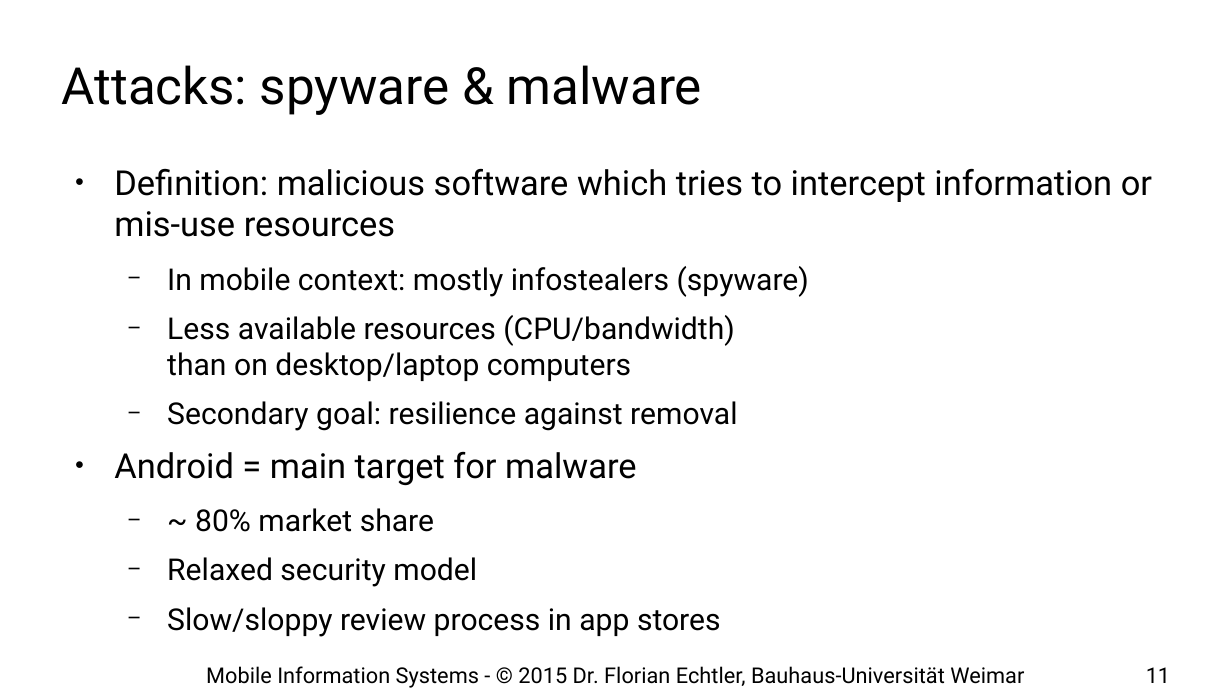
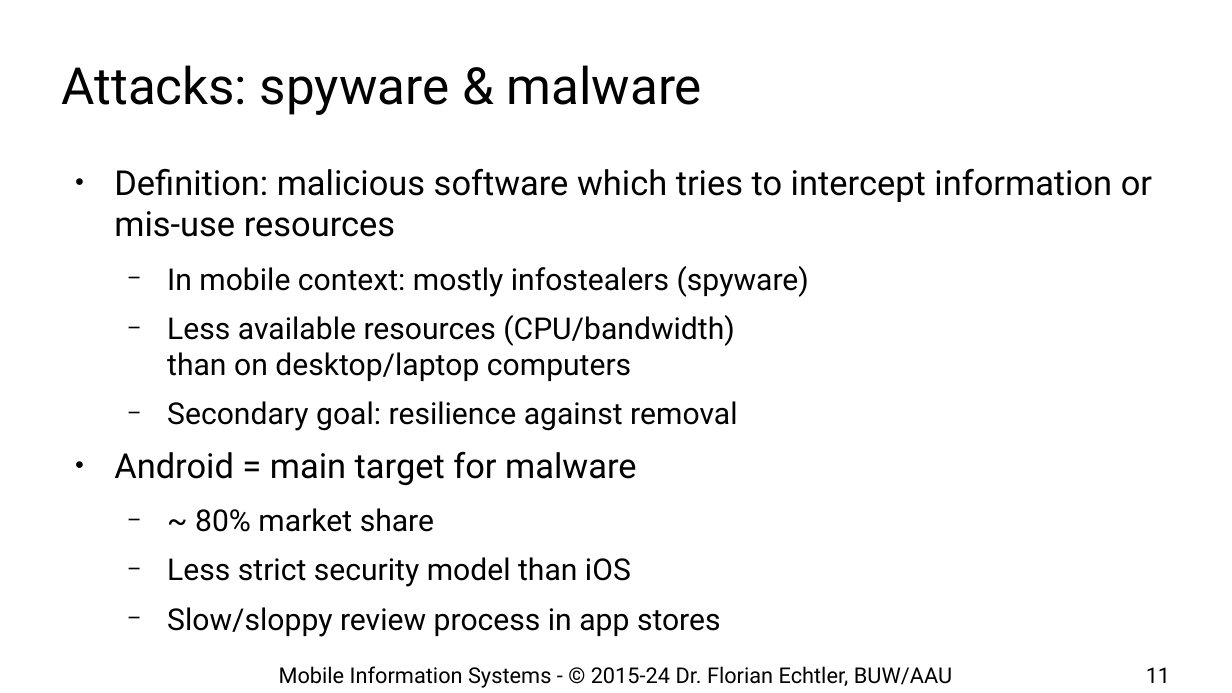
Before and after one commit to floe/mobile-information-systems, a slide deck: slide 11 of 07-privacy-security.odp. Drawn at 1232x693 pixels with LibreOffice and Linux fonts; fonts in the diff are those of the drawing; background and template pictures are left out. Boxes give left, top, right and bottom in pixels: in the first picture for what was removed or moved away, otherwise in the second. Text is boxed around its words. In the diff, an @@ line names an element or a change of style, - is before the commit and + after.

```diff
--- a/07-privacy-security.odp
+++ b/07-privacy-security.odp
@@ text at bbox=[167, 557, 631, 587]: text changed @@
-  − Relaxed security model
+  − Less strict security model than iOS
@@ text at bbox=[279, 666, 952, 688]: text changed @@
-Mobile Information Systems - © 2015 Dr. Florian Echtler, Bauhaus-Universität Weimar
+Mobile Information Systems - © 2015-24 Dr. Florian Echtler, BUW/AAU
```
Also in this commit, not shown: 29 other slides changed, 1 slide added, 1 other file.
